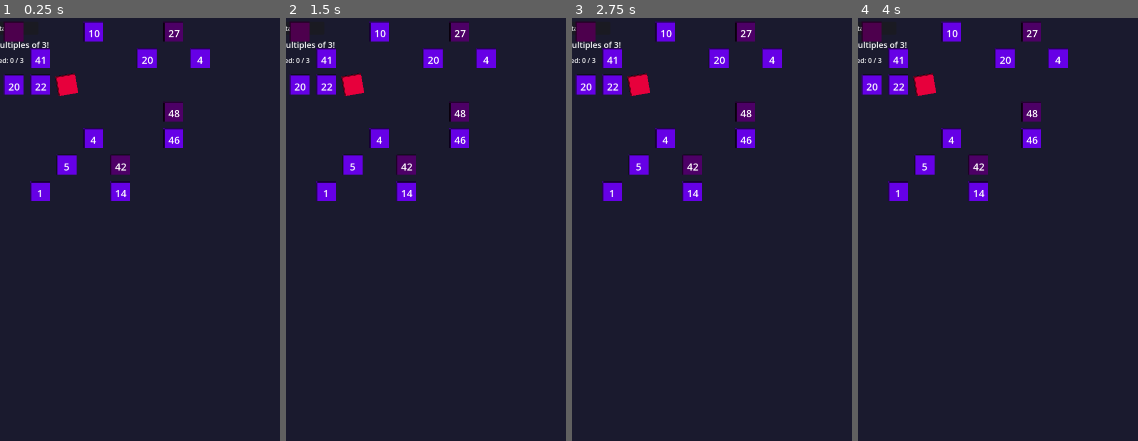
Above: before the commit, frames 1-4 (left to right).
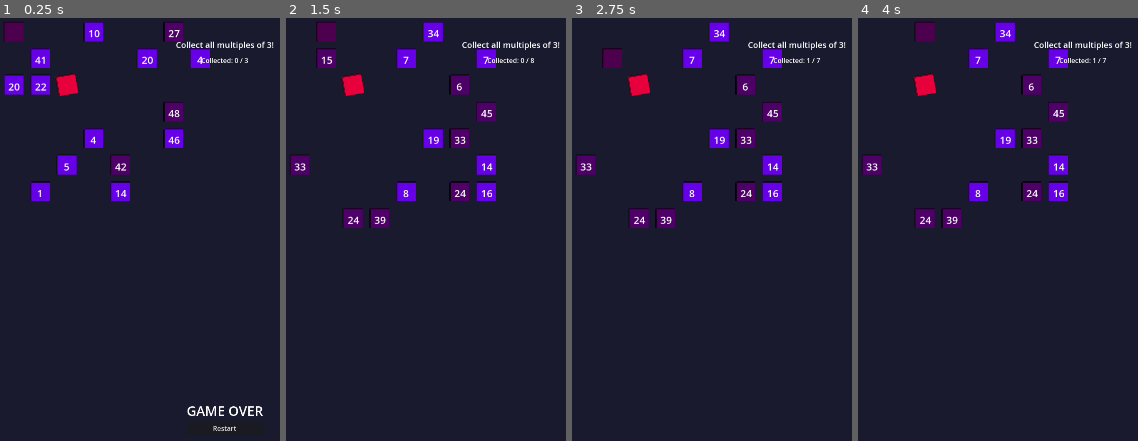
Above: after the commit, the same moments.

Repository: dcchuck/numbernauts
Game: Godot game, scene res://scenes/Main.tscn
The game is run twice, just before and just after one commit, with the same random seed, the same clock (stepped at 60 frames per second) and the same inputs.
Inputs (mouse positions are in pixels of both pictures, inside the frame that each line leads up to):
- Up to frame 1 (0.25 s): no input
- Up to frame 2 (1.5 s): click (510, 428) at 0.5 s, where only the run after the commit has a clickable "Restart"; tap Enter at 1.25 s; hold Right (ui_right) from 1.28 s (still down)
- Up to frame 3 (2.75 s): tap Space at 2 s; release Right (ui_right) at 2.03 s; hold Down (ui_down) from 2.03 s (still down)
- Up to frame 4 (4 s): tap Enter at 2.75 s; release Down (ui_down) at 2.78 s; hold Right (ui_right) 2.78-3.53 s; tap Space at 3.5 s; hold Up (ui_up) from 3.53 s (still down)

The runs differ from the first frame. In frame 1, 1.0% of the frame differs, in the area x 0-98%, y 1-98%; in frame 2, 9.2%, in the area x 0-98%, y 0-50%; in frame 3, 8.8%; in frame 4, 9.1%.

Commit message:
screen updates

Diff:
--- a/project/scenes/UI.tscn
+++ b/project/scenes/UI.tscn
@@ -1,26 +1,27 @@
-[gd_scene load_steps=5 format=3 uid="uid://d4j8k2m9p5n7q"]
+[gd_scene load_steps=5 format=3 uid="uid://d4j8k2nap5n7q"]
 
-[ext_resource type="Script" path="res://scripts/ui.gd" id="1_ui"]
+[ext_resource type="Script" uid="uid://dfujj7fxkiwm1" path="res://scripts/ui.gd" id="1_ui"]
 
 [sub_resource type="LabelSettings" id="LabelSettings_challenge"]
 font_size = 20
 
 [sub_resource type="LabelSettings" id="LabelSettings_score"]
-font_size = 16
 
 [sub_resource type="LabelSettings" id="LabelSettings_endgame"]
 font_size = 32
 
-[node name="UI" type="Control"]
+[node name="UI" type="CanvasLayer"]
+script = ExtResource("1_ui")
+
+[node name="Container" type="Control" parent="."]
 layout_mode = 3
 anchors_preset = 15
 anchor_right = 1.0
 anchor_bottom = 1.0
 grow_horizontal = 2
 grow_vertical = 2
-script = ExtResource("1_ui")
 
-[node name="ChallengeLabel" type="Label" parent="."]
+[node name="ChallengeLabel" type="Label" parent="Container"]
 layout_mode = 1
 anchors_preset = 10
 anchor_right = 1.0
@@ -31,7 +32,7 @@
 label_settings = SubResource("LabelSettings_challenge")
 horizontal_alignment = 1
 
-[node name="ScoreLabel" type="Label" parent="."]
+[node name="ScoreLabel" type="Label" parent="Container"]
 layout_mode = 1
 anchors_preset = 10
 anchor_right = 1.0
@@ -42,7 +43,7 @@
 label_settings = SubResource("LabelSettings_score")
 horizontal_alignment = 1
 
-[node name="GameOverContainer" type="CenterContainer" parent="."]
+[node name="GameOverContainer" type="CenterContainer" parent="Container"]
 visible = false
 layout_mode = 1
 anchors_preset = 15
@@ -51,20 +52,20 @@
 grow_horizontal = 2
 grow_vertical = 2
 
-[node name="VBoxContainer" type="VBoxContainer" parent="GameOverContainer"]
+[node name="VBoxContainer" type="VBoxContainer" parent="Container/GameOverContainer"]
 layout_mode = 2
 
-[node name="GameOverLabel" type="Label" parent="GameOverContainer/VBoxContainer"]
+[node name="GameOverLabel" type="Label" parent="Container/GameOverContainer/VBoxContainer"]
 layout_mode = 2
 text = "GAME OVER"
 label_settings = SubResource("LabelSettings_endgame")
 horizontal_alignment = 1
 
-[node name="RestartButton" type="Button" parent="GameOverContainer/VBoxContainer"]
+[node name="RestartButton" type="Button" parent="Container/GameOverContainer/VBoxContainer"]
 layout_mode = 2
 text = "Restart"
 
-[node name="WinContainer" type="CenterContainer" parent="."]
+[node name="WinContainer" type="CenterContainer" parent="Container"]
 visible = false
 layout_mode = 1
 anchors_preset = 15
@@ -73,15 +74,15 @@
 grow_horizontal = 2
 grow_vertical = 2
 
-[node name="VBoxContainer" type="VBoxContainer" parent="WinContainer"]
+[node name="VBoxContainer" type="VBoxContainer" parent="Container/WinContainer"]
 layout_mode = 2
 
-[node name="WinLabel" type="Label" parent="WinContainer/VBoxContainer"]
+[node name="WinLabel" type="Label" parent="Container/WinContainer/VBoxContainer"]
 layout_mode = 2
 text = "YOU WIN!"
 label_settings = SubResource("LabelSettings_endgame")
 horizontal_alignment = 1
 
-[node name="WinRestartButton" type="Button" parent="WinContainer/VBoxContainer"]
+[node name="WinRestartButton" type="Button" parent="Container/WinContainer/VBoxContainer"]
 layout_mode = 2
 text = "Play Again"
--- a/project/scripts/main.gd
+++ b/project/scripts/main.gd
@@ -12,7 +12,7 @@
 var enemy: Node2D
 
 # UI reference
-var ui: Control
+var ui: CanvasLayer
 
 # Grid configuration
 const GRID_SIZE: int = 8
--- a/project/scripts/ui.gd
+++ b/project/scripts/ui.gd
@@ -1,11 +1,11 @@
-extends Control
+extends CanvasLayer
 
-@onready var challenge_label: Label = $ChallengeLabel
-@onready var score_label: Label = $ScoreLabel
-@onready var game_over_container: CenterContainer = $GameOverContainer
-@onready var win_container: CenterContainer = $WinContainer
-@onready var restart_button: Button = $GameOverContainer/VBoxContainer/RestartButton
-@onready var win_restart_button: Button = $WinContainer/VBoxContainer/WinRestartButton
+@onready var challenge_label: Label = $Container/ChallengeLabel
+@onready var score_label: Label = $Container/ScoreLabel
+@onready var game_over_container: CenterContainer = $Container/GameOverContainer
+@onready var win_container: CenterContainer = $Container/WinContainer
+@onready var restart_button: Button = $Container/GameOverContainer/VBoxContainer/RestartButton
+@onready var win_restart_button: Button = $Container/WinContainer/VBoxContainer/WinRestartButton
 
 signal restart_requested
 
